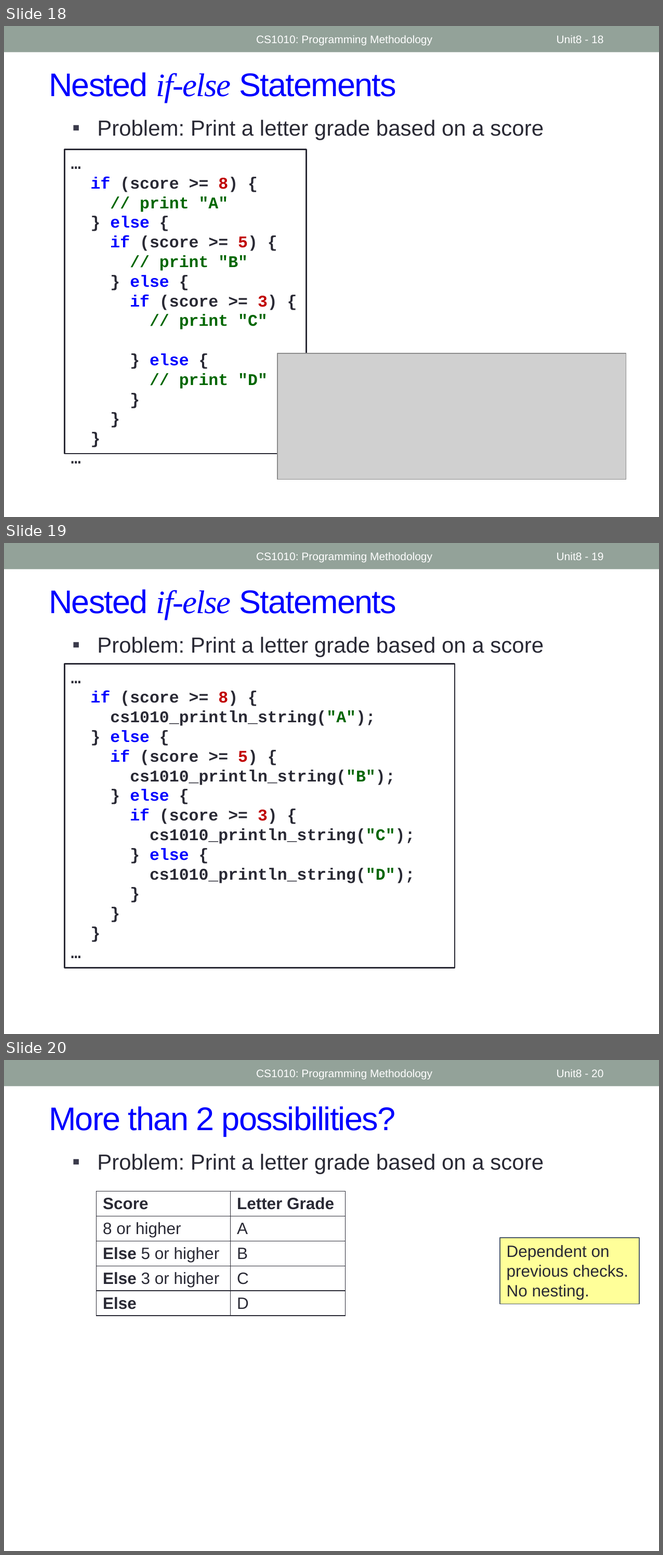
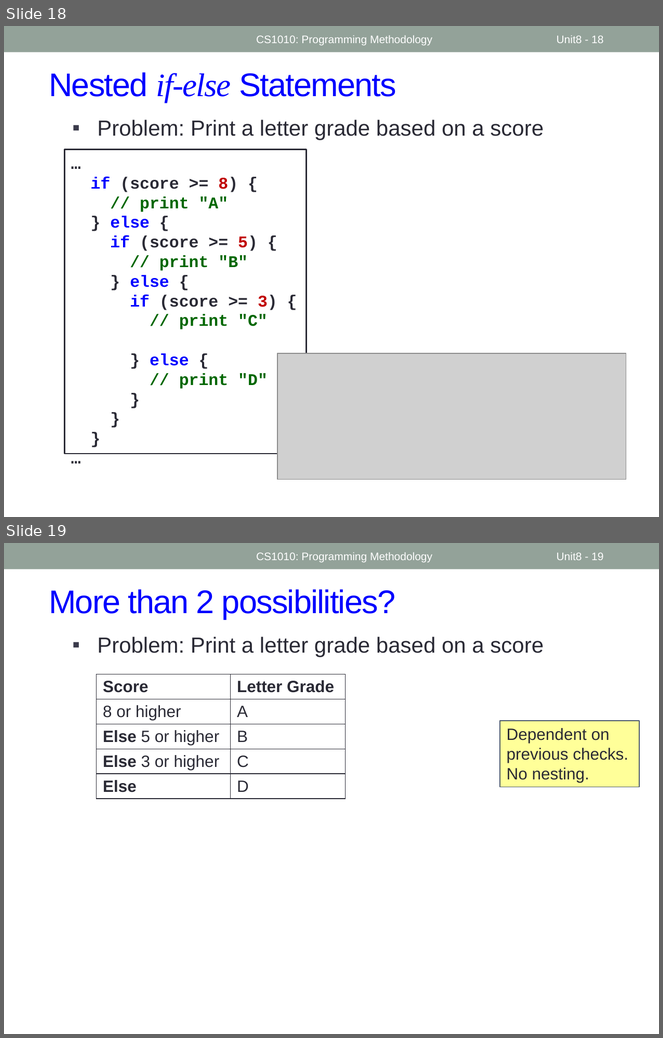
Before and after one commit to nus-cs1010-2425-s2/website, a slide deck: slides/Week4.pptx. Shown one above the other, each under a label of ours: slides 18, 19 and 20 before the commit, slides 18 and 19 after it. The pictures are 663x1555 and 663x1038 pixels, drawn with LibreOffice and Linux fonts; fonts in the diff are those of the drawing; grey boxes stand for pictures. Boxes give left, top, right and bottom in pixels: in the first picture for what was removed or moved away, otherwise in the second. Text is boxed around its words. In the diff, an @@ line names an element or a change of style, - is before the commit and + after.

```diff
--- a/slides/Week4.pptx
+++ b/slides/Week4.pptx
@@ slide 19 removed at [4, 543, 659, 1034], background #FFFFFF; not listed: 1 template element that a slide beside it also shows @@
@@ text removed at [256, 552, 432, 562] @@
-CS1010: Programming Methodology
@@ page number removed at [557, 552, 604, 560] @@
-Unit8 - 19
@@ title removed at [49, 589, 397, 619] @@
-Nested if-else Statements
@@ text removed at [97, 637, 544, 657] @@
-  ▪ Problem: Print a letter grade based on a score
@@ rectangle removed at [64, 664, 455, 967] @@
-…
-if (score >= 8) {
-cs1010_println_string("A");
-} else {
-if (score >= 5) {
-cs1010_println_string("B");
-} else {
-if (score >= 3) {
-cs1010_println_string("C");
-} else {
-cs1010_println_string("D");
-}
-}
-}
-…
@@ what was slide 20 is now slide 19 @@
@@ page number at [557, 552, 604, 560]: text changed @@
-Unit8 - 20
+Unit8 - 19
```
Also in this commit, not shown: 3 slides changed, 21 other files.
